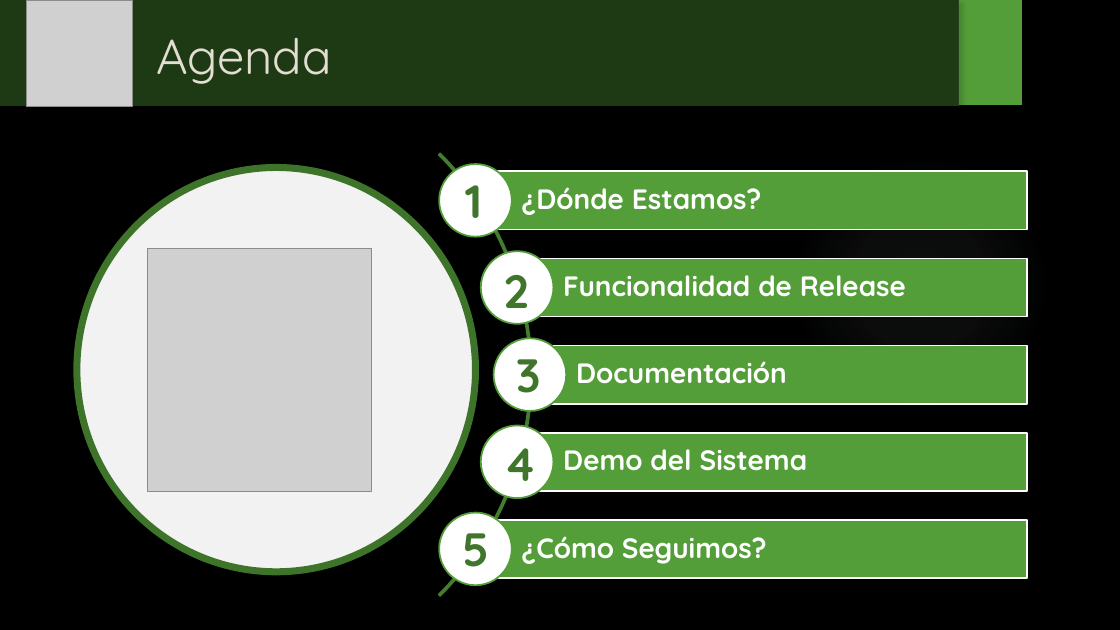
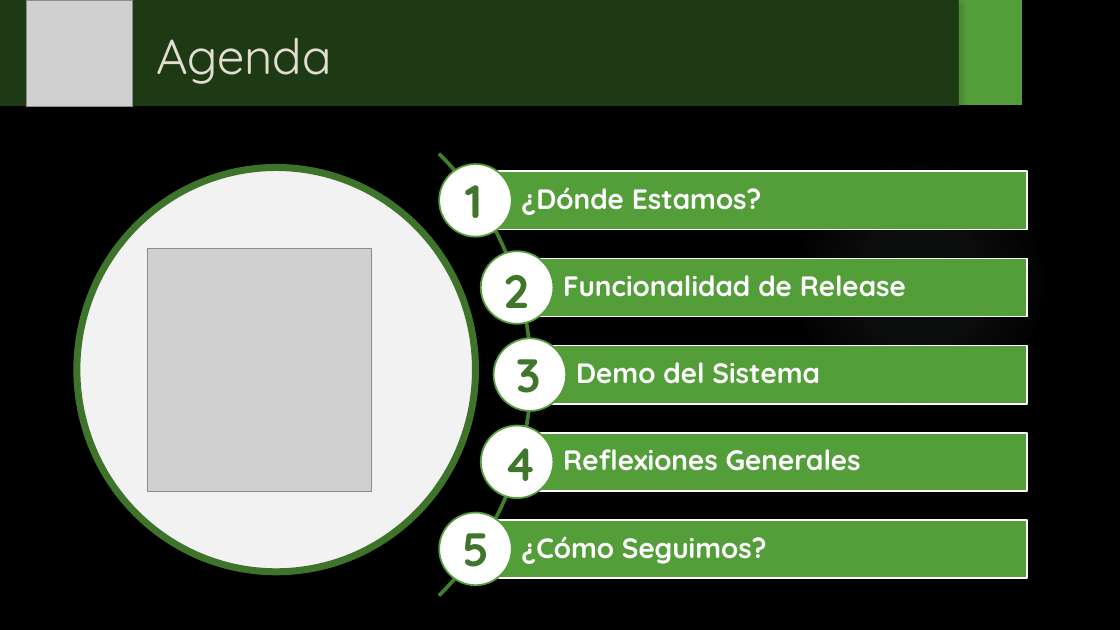
Before and after one commit to fallemand/quegolazo, a slide deck: slide 3 of Documentacion/Presentación Regularidad/Presentación Regularidad.pptx. Drawn at 1120x630 pixels with LibreOffice and Linux fonts; fonts in the diff are those of the drawing; grey boxes stand for pictures; background and template pictures are left out. Boxes give left, top, right and bottom in pixels: in the first picture for what was removed or moved away, otherwise in the second. Text is boxed around its words. In the diff, an @@ line names an element or a change of style, - is before the commit and + after.

```diff
--- a/Documentacion/Presentación Regularidad/Presentación Regularidad.pptx
+++ b/Documentacion/Presentación Regularidad/Presentación Regularidad.pptx
@@ text "Demo del Sistema": place and size @@
-text "Demo del Sistema" at <box>563,449,808,471</box>
+text "Demo del Sistema" at <box>576,362,820,384</box>
@@ text removed at <box>576,361,787,384</box> @@
-Documentación
@@ text added at <box>563,449,861,471</box>, 24 pt, text #FFFFFF, bold @@
+Reflexiones Generales
```
Also in this commit, not shown: 3 other slides changed, 1 slide removed.
